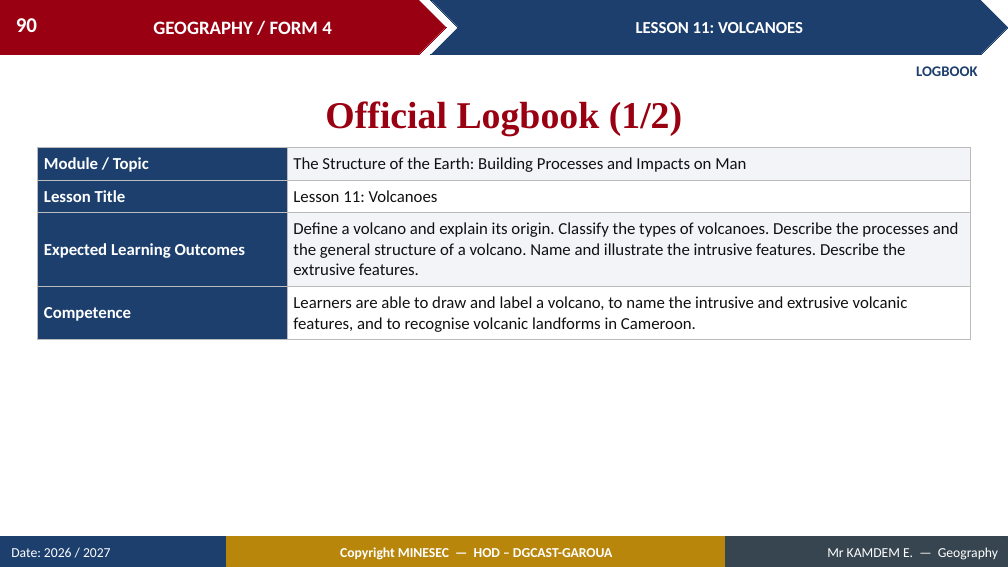
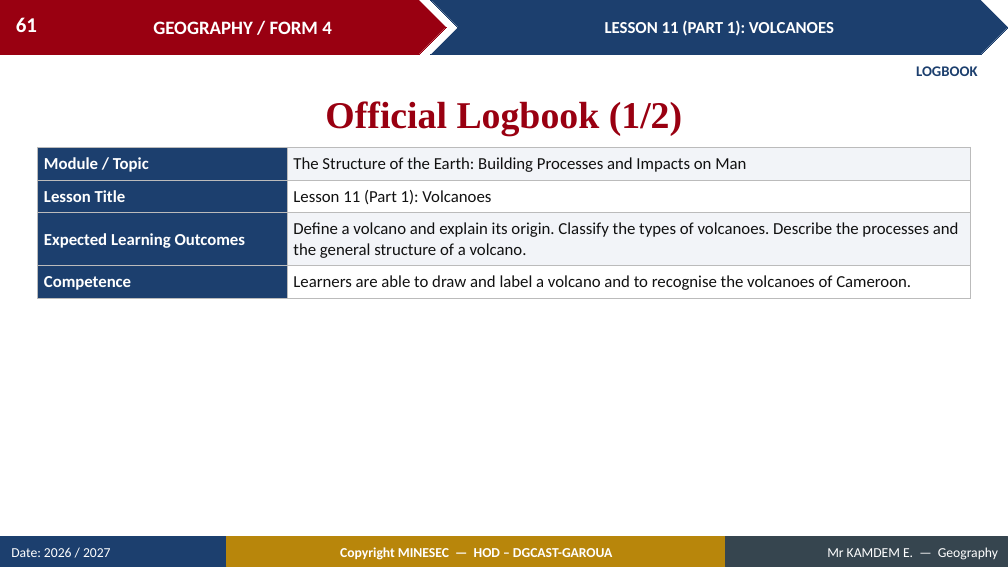
Before and after one commit to Berthautk/linea-github, a slide deck: slide 61 of lecons/F3/14_FORM4_LESSON11_Volcanoes.pptx (slide 90 before the commit). Drawn at 1008x567 pixels with LibreOffice and Linux fonts; fonts in the diff are those of the drawing. Boxes give left, top, right and bottom in pixels: in the first picture for what was removed or moved away, otherwise in the second. Text is boxed around its words. In the diff, an @@ line names an element or a change of style, - is before the commit and + after.

```diff
--- a/lecons/F3/14_FORM4_LESSON11_Volcanoes.pptx
+++ b/lecons/F3/14_FORM4_LESSON11_Volcanoes.pptx
@@ page number at <box>16,17,37,32</box>: text changed @@
-90
+61
@@ text in chevron at <box>605,20,834,36</box>: text changed @@
-LESSON 11: VOLCANOES
+LESSON 11 (PART 1): VOLCANOES
@@ table at <box>38,147,970,294</box> @@
-row 2, column 2: Lesson 11: Volcanoes
+row 2, column 2: Lesson 11 (Part 1): Volcanoes
-row 3, column 2: Define a volcano and explain its origin. Classify the types of volcanoes. Describe the processes and the general structure of a volcano. Name and illustrate the intrusive features. Describe the extrusive features.
+row 3, column 2: Define a volcano and explain its origin. Classify the types of volcanoes. Describe the processes and the general structure of a volcano.
-row 4, column 2: Learners are able to draw and label a volcano, to name the intrusive and extrusive volcanic features, and to recognise volcanic landforms in Cameroon.
+row 4, column 2: Learners are able to draw and label a volcano and to recognise the volcanoes of Cameroon.
```
Also in this commit, not shown: 62 other slides changed, 1 slide added, 31 slides removed, 13 other files.
